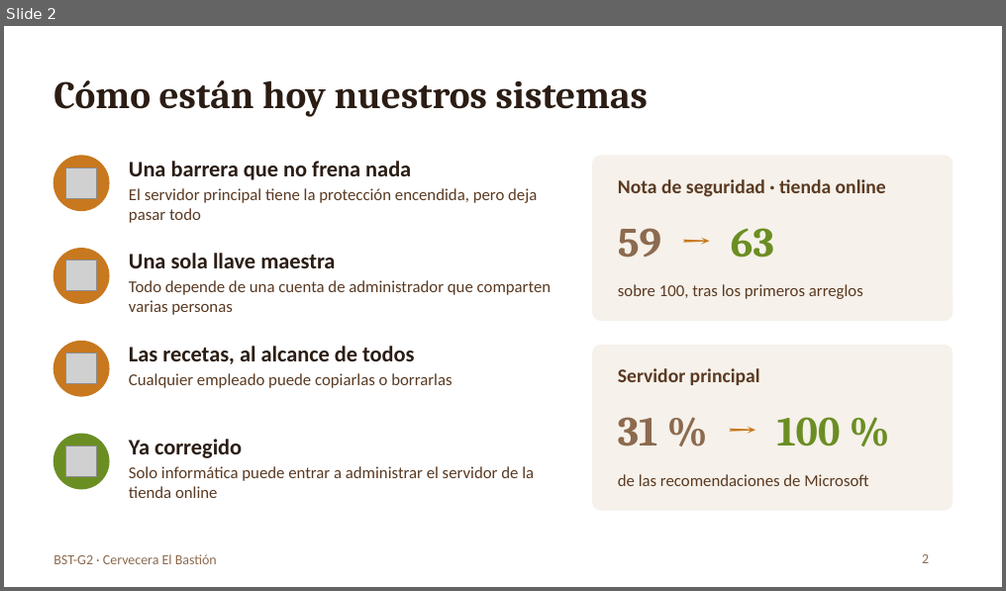
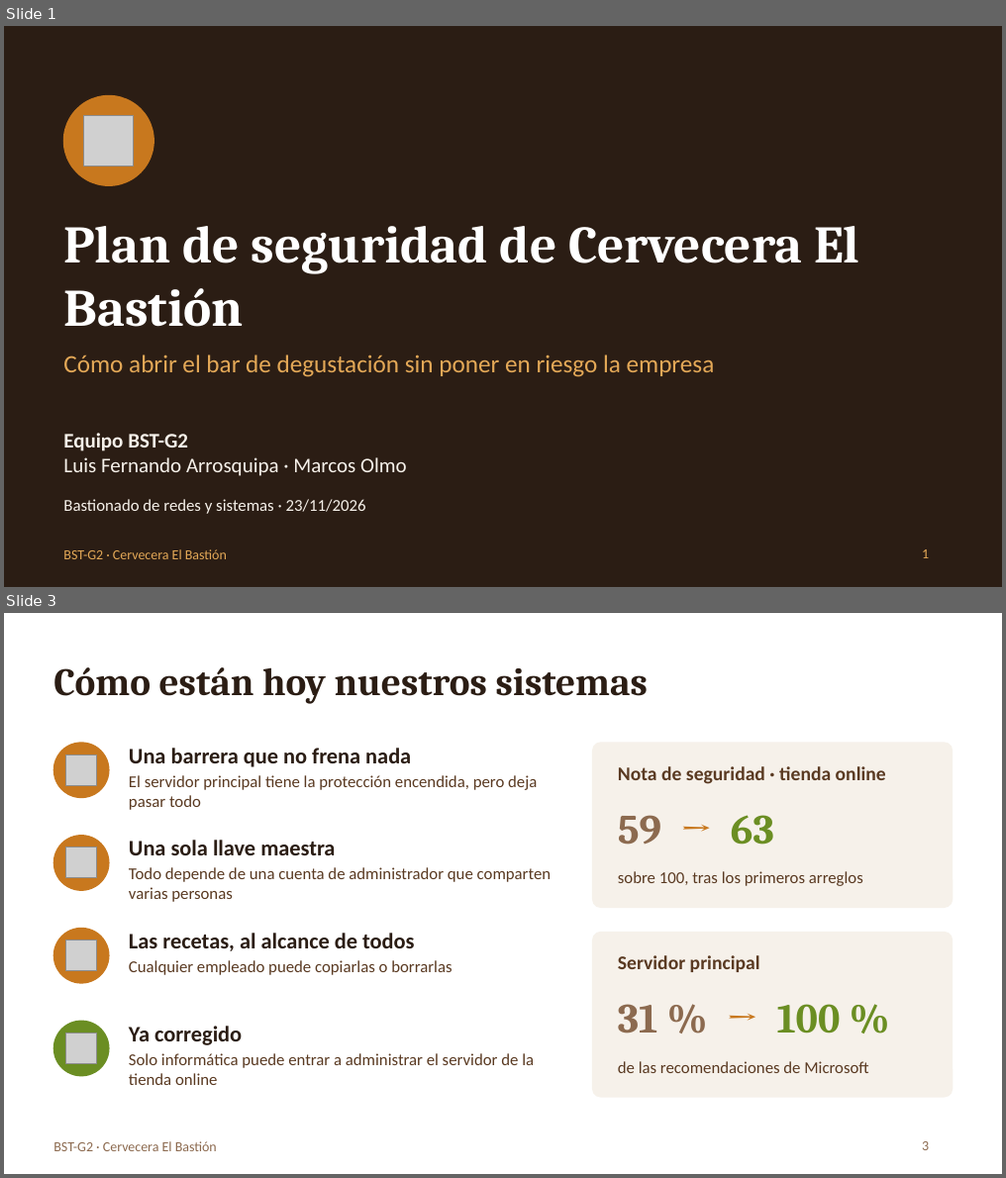
Before and after one commit to Fer1399/Master-Ciberseguridad, a slide deck: Bastionado de Redes y Sistemas/Trabajo Securización/BST-G2_Defensa.pptx. Shown one above the other, each under a label of ours: slide 2 before the commit, slides 1 and 3 after it; the slides between them are not shown. The pictures are 1006x591 and 1006x1178 pixels, drawn with LibreOffice and Linux fonts; fonts in the diff are those of the drawing; grey boxes stand for pictures. Boxes give left, top, right and bottom in pixels: in the first picture for what was removed or moved away, otherwise in the second. Text is boxed around its words. In the diff, an @@ line names an element or a change of style, - is before the commit and + after.

```diff
--- a/Bastionado de Redes y Sistemas/Trabajo Securización/BST-G2_Defensa.pptx
+++ b/Bastionado de Redes y Sistemas/Trabajo Securización/BST-G2_Defensa.pptx
@@ slide 1 added at (4, 26, 1002, 587), background #2B1D14 @@
@@ ellipse added at (63, 96, 153, 185), fill #C8781E, outline #C8781E 1 pt @@
@@ picture added at (84, 116, 134, 166) @@
@@ text added at (63, 226, 859, 327), 38 pt, text #FFFFFF, bold @@
+Plan de seguridad de Cervecera El Bastión
@@ text added at (63, 355, 715, 377), 18 pt, text #E3A857 @@
+Cómo abrir el bar de degustación sin poner en riesgo la empresa
@@ text added at (63, 433, 406, 476), 15 pt, text #F6F1EA @@
+Equipo BST-G2
+Luis Fernando Arrosquipa · Marcos Olmo
@@ text added at (63, 499, 366, 514), 12 pt, text #F6F1EA @@
+Bastionado de redes y sistemas · 23/11/2026
@@ text added at (63, 550, 227, 560), 10 pt, text #E3A857 @@
+BST-G2 · Cervecera El Bastión
@@ page number added at (922, 550, 929, 559), 10 pt, text #E3A857 @@
+1
@@ what was slide 2 is now slide 3 @@
@@ page number at (922, 1142, 929, 1151): text changed @@
-2
+3
```
Also in this commit, not shown: 2 slides changed.
